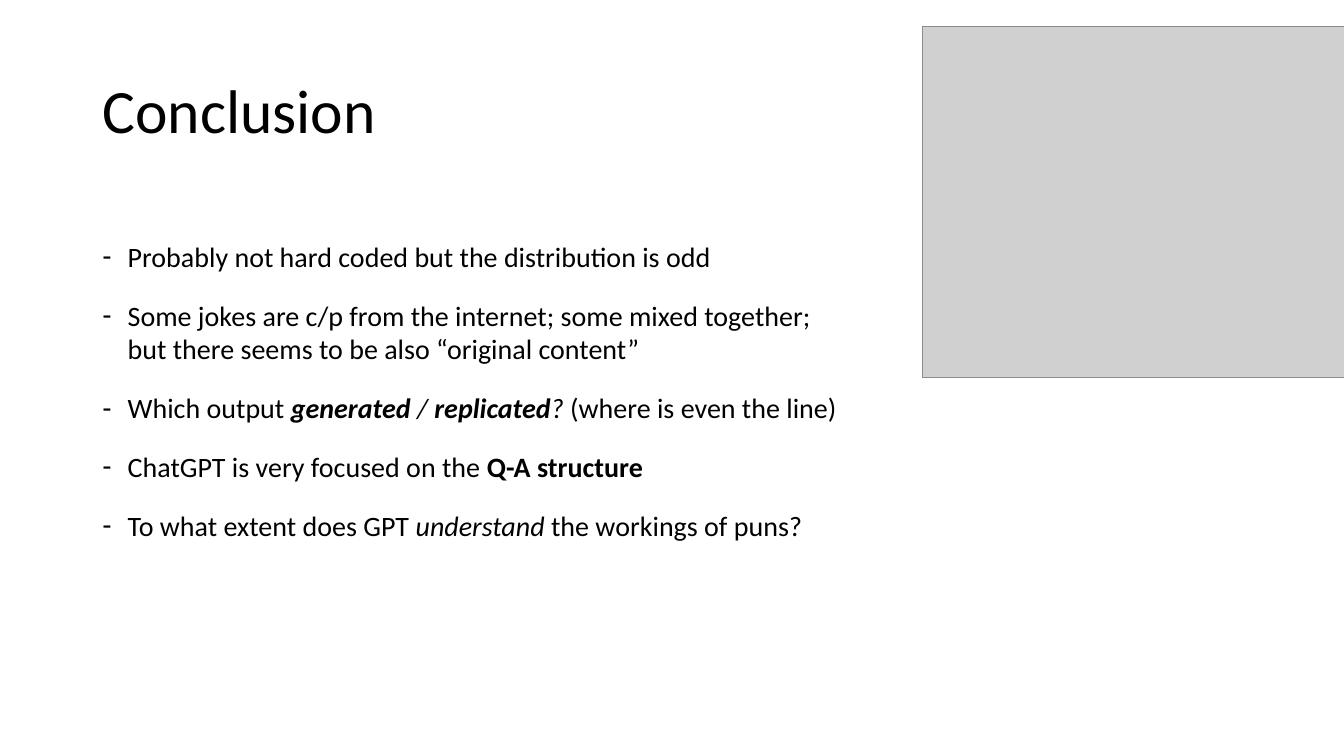
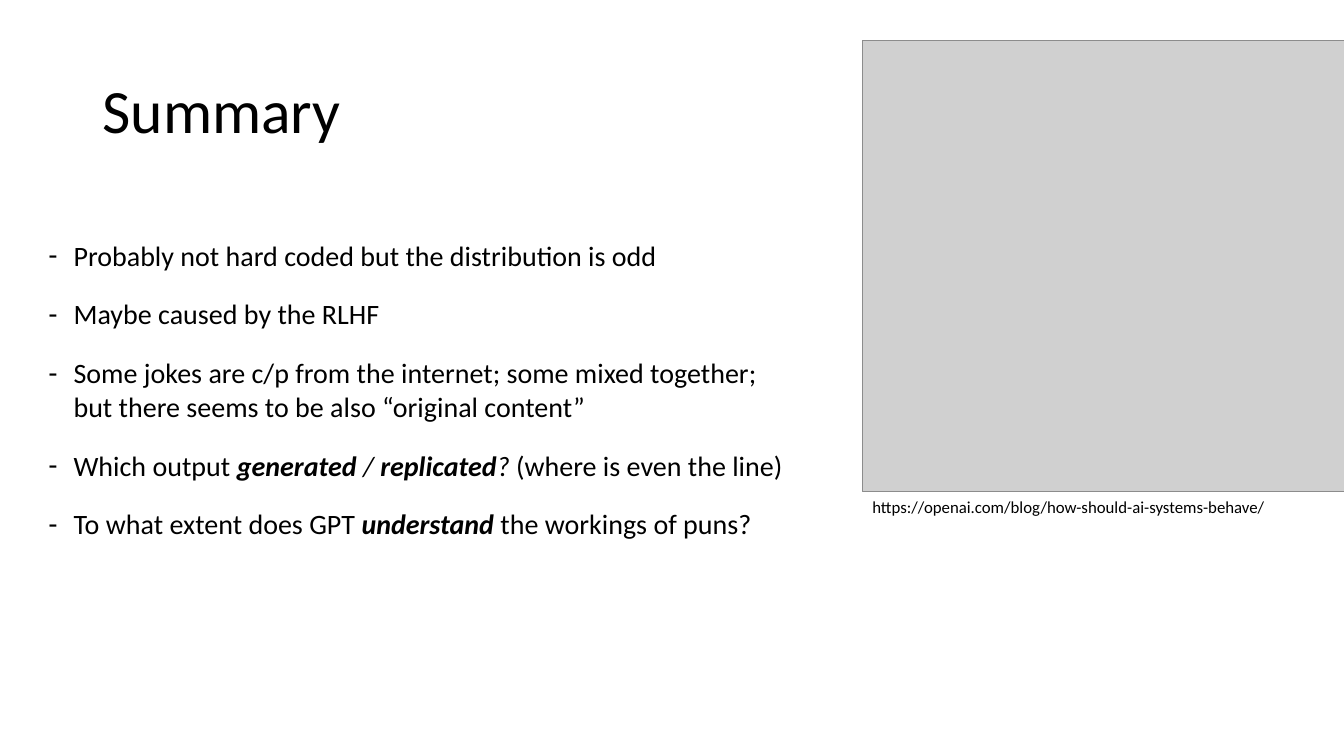
Before and after one commit to sciphie/JokeGPT, a slide deck: slide 16 of ChatGPT is fun –.pptm (slide 17 before the commit). Drawn at 1344x756 pixels with LibreOffice and Linux fonts; fonts in the diff are those of the drawing; grey boxes stand for pictures. Boxes give left, top, right and bottom in pixels: in the first picture for what was removed or moved away, otherwise in the second. Text is boxed around its words. In the diff, an @@ line names an element or a change of style, - is before the commit and + after.

```diff
--- a/ChatGPT is fun –.pptm
+++ b/ChatGPT is fun –.pptm
@@ picture: place and size @@
-picture at box(923, 26, 1344, 378)
+picture at box(863, 40, 1344, 492)
@@ title at box(102, 93, 340, 143): text changed @@
-Conclusion
+Summary
@@ text "Probably not hard coded but ...": place and size @@
-text "Probably not hard coded but ..." at box(128, 247, 836, 541)
+text "Probably not hard coded but ..." at box(74, 246, 782, 539)
@@ text at box(74, 304, 379, 329): paragraph added @@
+– Maybe caused by the RLHF
@@ text at box(128, 457, 643, 482): paragraph removed @@
-– ChatGPT is very focused on the Q-A structure
@@ text added at box(872, 501, 1264, 516), 12 pt, text #000000 @@
+https://openai.com/blog/how-should-ai-systems-behave/
@@ text at box(74, 514, 751, 539): bold on in "understand" @@
```
Also in this commit, not shown: 14 other slides changed, 1 slide added, 2 slides removed, 21 other files.
